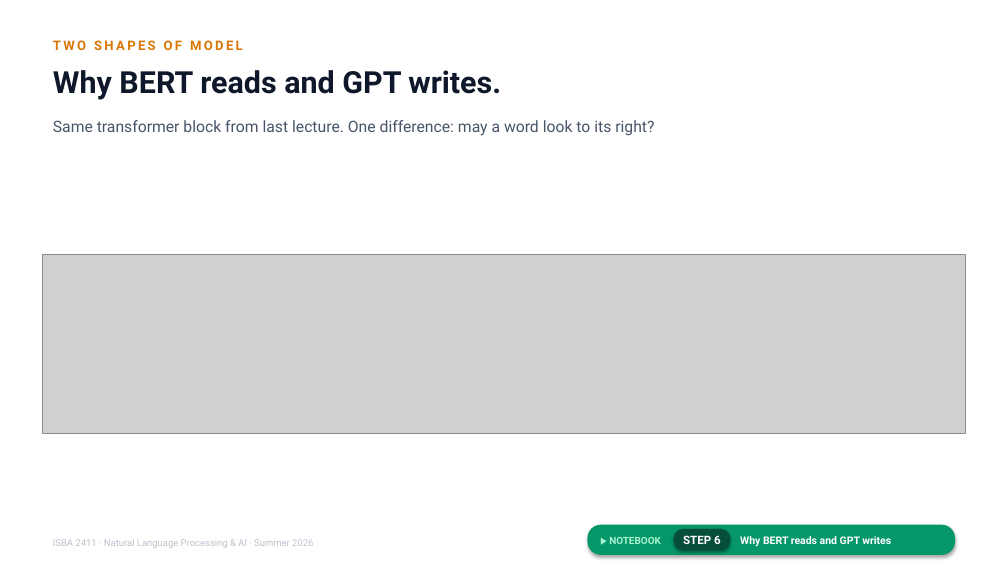
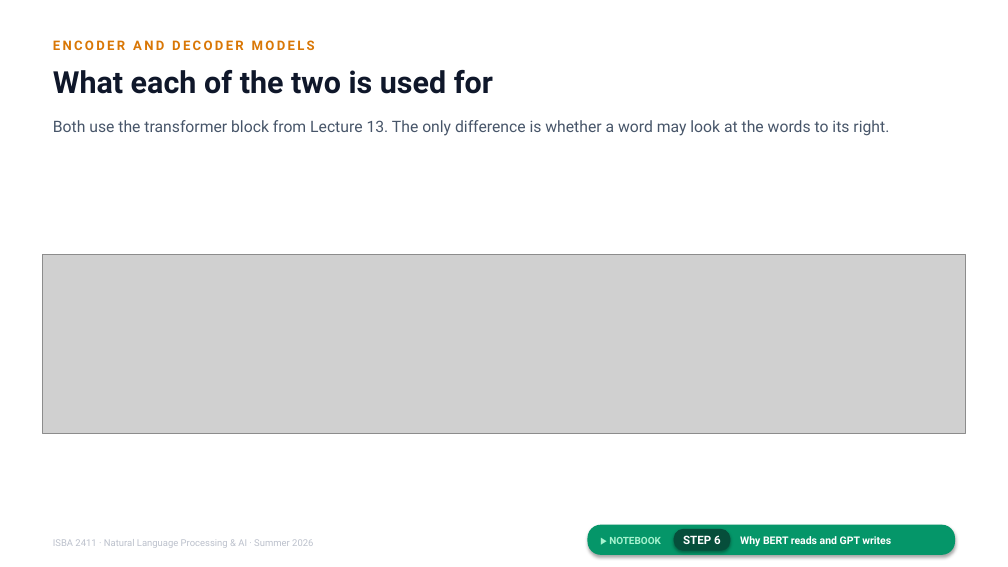
Before and after one commit to JulesMalin/isba2411-nlp, a slide deck: slide 9 of Week 7/L14_Making_It_Yours.pptx. Drawn at 1008x567 pixels with LibreOffice and Linux fonts; fonts in the diff are those of the drawing; grey boxes stand for pictures. Boxes give left, top, right and bottom in pixels: in the first picture for what was removed or moved away, otherwise in the second. Text is boxed around its words. In the diff, an @@ line names an element or a change of style, - is before the commit and + after.

```diff
--- a/Week 7/L14_Making_It_Yours.pptx
+++ b/Week 7/L14_Making_It_Yours.pptx
@@ text at <box>53,40,315,50</box>: text changed @@
-TWO SHAPES OF MODEL
+ENCODER AND DECODER MODELS
@@ text at <box>53,70,493,94</box>: text changed @@
-Why BERT reads and GPT writes.
+What each of the two is used for
@@ text at <box>53,120,889,136</box>: text changed @@
-Same transformer block from last lecture. One difference: may a word look to its right?
+Both use the transformer block from Lecture 13. The only difference is whether a word may look at the words to its right.
```
Also in this commit, not shown: 20 other slides changed.
